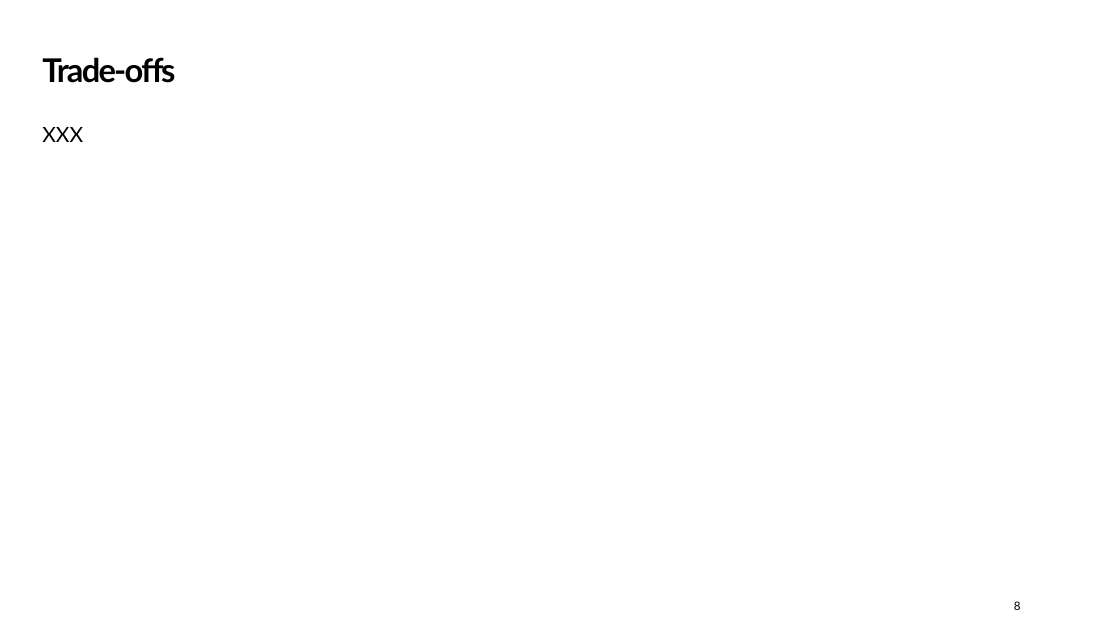
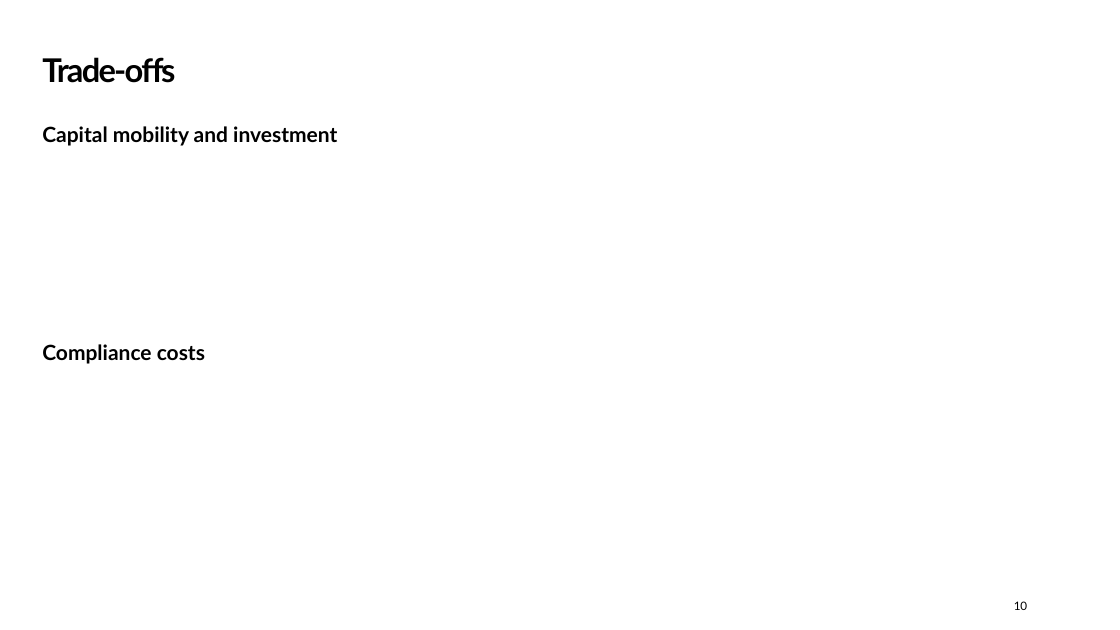
Before and after one commit to Zjub/TVHENZ, a slide deck: slide 10 of e61 Projects/Presentations/QETA Post-Budget 2026.pptx (slide 8 before the commit). Drawn at 1120x630 pixels with LibreOffice and Linux fonts; fonts in the diff are those of the drawing; background and template pictures are left out. Boxes give left, top, right and bottom in pixels: in the first picture for what was removed or moved away, otherwise in the second. Text is boxed around its words. In the diff, an @@ line names an element or a change of style, - is before the commit and + after.

```diff
--- a/e61 Projects/Presentations/QETA Post-Budget 2026.pptx
+++ b/e61 Projects/Presentations/QETA Post-Budget 2026.pptx
@@ text at (42, 126, 337, 146): text changed; bold on @@
-XXX
+Capital mobility and investment
@@ text added at (42, 344, 205, 364), 18 pt, text #000000, bold @@
+Compliance costs
@@ page number at (1014, 601, 1027, 610): text changed @@
-8
+10
```
Also in this commit, not shown: 5 other slides changed, 2 slides added, 3 other files.
